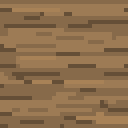
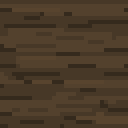
Revision of a layered (128, 128) image; what changed, layer by layer:
added layer "Layer" above "Background" over (0, 0, 128, 128)
